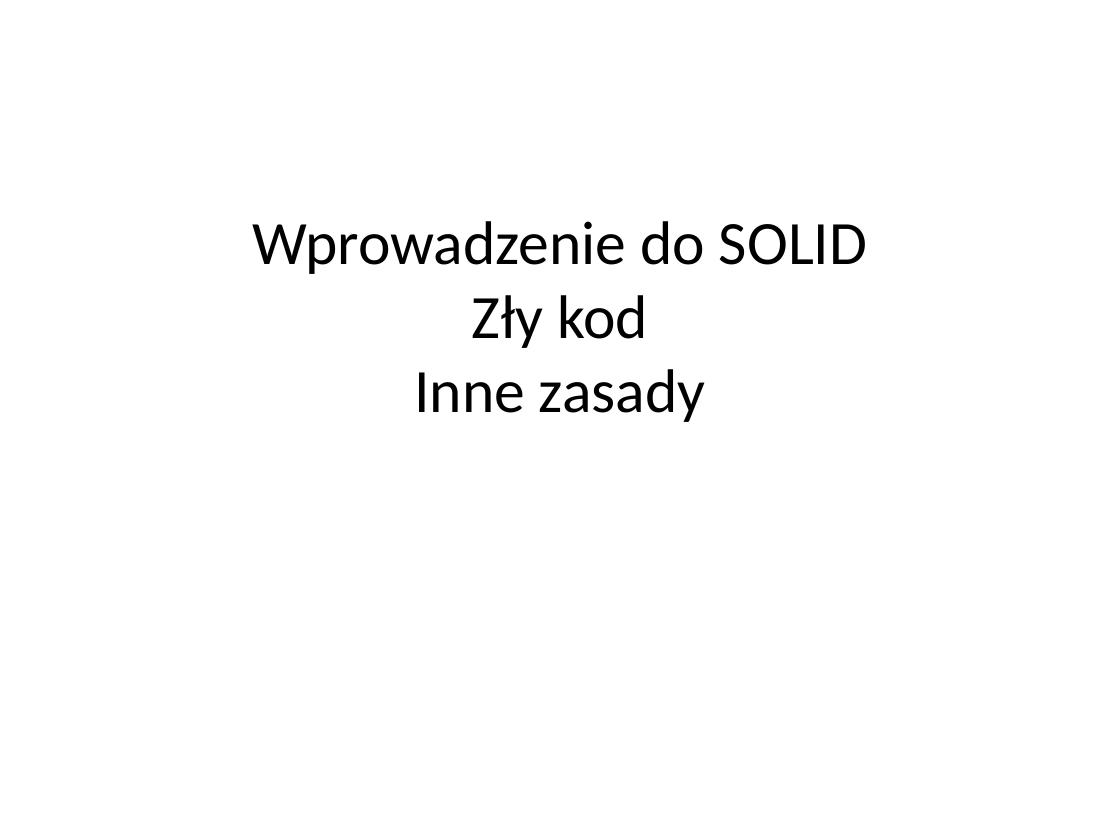
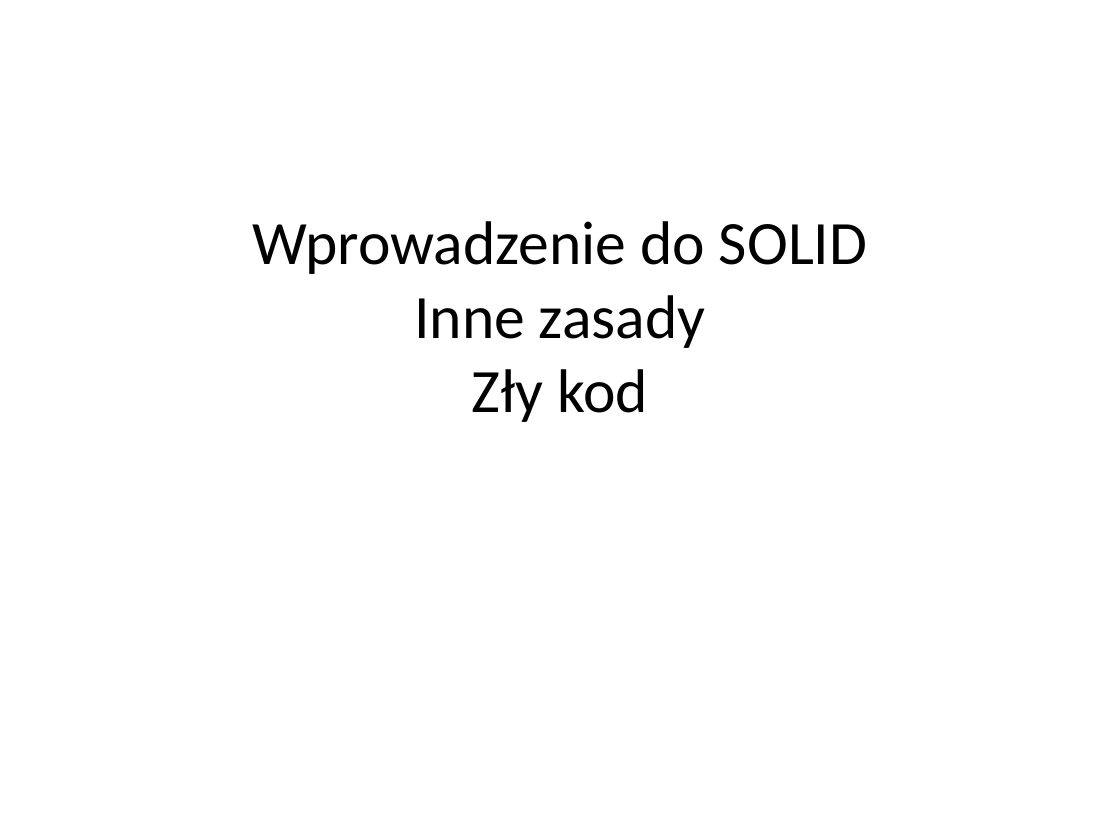
Before and after one commit to vantale/SOLID, a slide deck: slide 1 of CleanCode/Docs/Wprowadzenie do SOLID&CleanCode.pptx. Drawn at 1120x840 pixels with LibreOffice and Linux fonts; fonts in the diff are those of the drawing. Boxes give left, top, right and bottom in pixels: in the first picture for what was removed or moved away, otherwise in the second. Text is boxed around its words. In the diff, an @@ line names an element or a change of style, - is before the commit and + after.

```diff
--- a/CleanCode/Docs/Wprowadzenie do SOLID&CleanCode.pptx
+++ b/CleanCode/Docs/Wprowadzenie do SOLID&CleanCode.pptx
@@ title at [252,221,867,422]: text changed @@
-Wprowadzenie do SOLID
-Zły kod
-Inne zasady
+Wprowadzenie do SOLID
+Inne zasady
+Zły kod
```
Also in this commit, not shown: 1 other slide changed, 10 slides added.
